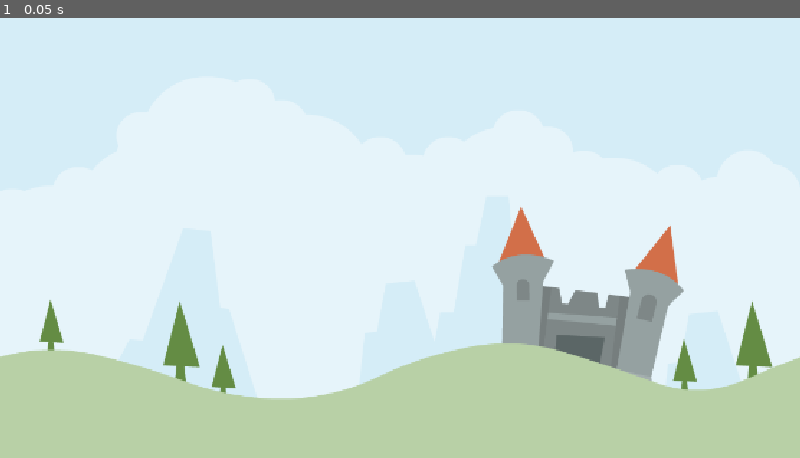
Above: before the commit, frame 1.
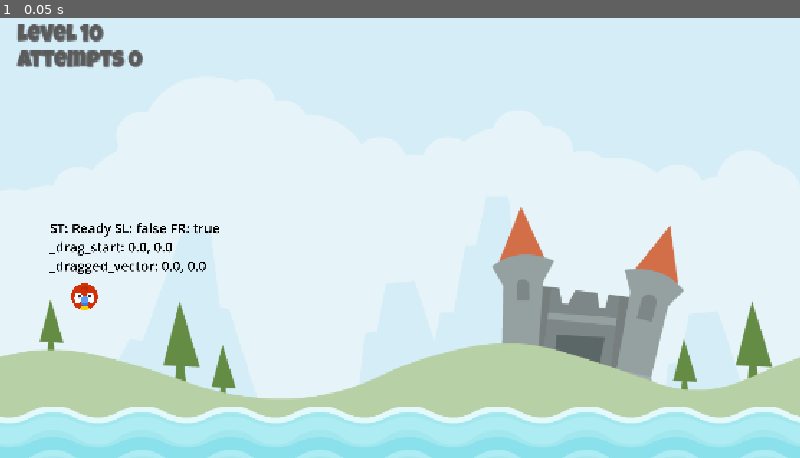
Above: after the commit, the same moment.

Repository: Destruction-Studios/Angry-Animals
Game: Godot game, scene res://scenes/level_base/level_base.tscn
Two runs of this game, one before a commit and one after it. Both use one fixed random seed, a clock stepped at 60 frames per second and the inputs below. Before the commit the project has no main scene; this scene is started directly in both runs.
Inputs:
- Up to frame 1 (0.05 s): no input

The runs differ from the first frame. In frame 1, 12% of the frame differs, in the area x 0-100%, y 1-100%.

Commit message:
Animal, UI

Diff:
--- /dev/null
+++ b/autoloads/SignalManager.gd
@@ -0,0 +1,16 @@
+extends Node
+
+signal on_animal_died
+signal on_attempt_made
+signal on_cup_destroyed(remaining_cups: int)
+
+
+func emit_on_animal_died() -> void:
+	on_animal_died.emit()
+
+
+func emit_on_attempt_made() -> void:
+	on_attempt_made.emit()
+
+func emit_on_cup_destroyed(remaining_cups: int)-> void:
+	on_cup_destroyed.emit(remaining_cups)
--- a/project.godot
+++ b/project.godot
@@ -11,8 +11,13 @@
 [application]
 
 config/name="Angry Animals"
+run/main_scene="uid://76sjd2dkxx7j"
 config/features=PackedStringArray("4.4", "Mobile")
 config/icon="res://icon.svg"
+
+[autoload]
+
+SignalManager="*res://autoloads/SignalManager.gd"
 
 [display]
 
@@ -22,6 +27,14 @@
 
 naming/script_name_casing=2
 
+[input]
+
+drag={
+"deadzone": 0.2,
+"events": [Object(InputEventMouseButton,"resource_local_to_scene":false,"resource_name":"","device":-1,"window_id":0,"alt_pressed":false,"shift_pressed":false,"ctrl_pressed":false,"meta_pressed":false,"button_mask":1,"position":Vector2(156, 16),"global_position":Vector2(165, 64),"factor":1.0,"button_index":1,"canceled":false,"pressed":true,"double_click":false,"script":null)
+]
+}
+
 [rendering]
 
 renderer/rendering_method="mobile"
--- /dev/null
+++ b/resources/blue_72_font.tres
@@ -0,0 +1,11 @@
+[gd_resource type="LabelSettings" load_steps=2 format=3 uid="uid://b4nllxwomhbb2"]
+
+[ext_resource type="FontFile" uid="uid://blatgggpmgvnv" path="res://assets/fonts/LuckiestGuy-Regular.ttf" id="1_p3pjq"]
+
+[resource]
+font = ExtResource("1_p3pjq")
+font_size = 72
+font_color = Color(0.167542, 0.73218, 0.953125, 1)
+outline_color = Color(0.117647, 0.117647, 0.117647, 1)
+shadow_size = 2
+shadow_color = Color(0.117647, 0.117647, 0.117647, 0.478431)
--- /dev/null
+++ b/resources/grey_32_font.tres
@@ -0,0 +1,11 @@
+[gd_resource type="LabelSettings" load_steps=2 format=3 uid="uid://nt1nqtutrm57"]
+
+[ext_resource type="FontFile" uid="uid://blatgggpmgvnv" path="res://assets/fonts/LuckiestGuy-Regular.ttf" id="1_raqgp"]
+
+[resource]
+font = ExtResource("1_raqgp")
+font_size = 32
+font_color = Color(0.355469, 0.355469, 0.355469, 1)
+outline_color = Color(0.117647, 0.117647, 0.117647, 1)
+shadow_size = 2
+shadow_color = Color(0.117647, 0.117647, 0.117647, 0.478431)
--- /dev/null
+++ b/resources/light_blue_48_font.tres
@@ -0,0 +1,11 @@
+[gd_resource type="LabelSettings" load_steps=2 format=3 uid="uid://ctamjkcofk5q3"]
+
+[ext_resource type="FontFile" uid="uid://blatgggpmgvnv" path="res://assets/fonts/LuckiestGuy-Regular.ttf" id="1_m0yas"]
+
+[resource]
+font = ExtResource("1_m0yas")
+font_size = 48
+font_color = Color(0.804688, 0.899292, 1, 1)
+outline_color = Color(0.117647, 0.117647, 0.117647, 1)
+shadow_size = 2
+shadow_color = Color(0.117647, 0.117647, 0.117647, 0.478431)
--- /dev/null
+++ b/scenes/animal/animal.gd
@@ -0,0 +1,134 @@
+extends RigidBody2D
+class_name Animal
+
+enum AnimalState {Ready, Drag, Release}
+
+const DRAG_MAX: Vector2 = Vector2(0, 60)
+const DRAG_MIN: Vector2 = Vector2(-60, 0)
+const IMPULSE_MULT: float = -20.0
+const IMPULSE_MAX: float = 1200.0
+
+@onready var arrow: Sprite2D = $Arrow
+@onready var stretch_sound: AudioStreamPlayer2D = $StretchSound
+@onready var launch_sound: AudioStreamPlayer2D = $LaunchSound
+@onready var kick_sound: AudioStreamPlayer2D = $KickSound
+@onready var debug_label: Label = $DebugLabel
+
+var _state: AnimalState = AnimalState.Ready
+var _start: Vector2 = Vector2.ZERO
+var _dragged_vector: Vector2 = Vector2.ZERO
+var _drag_start: Vector2 = Vector2.ZERO
+var _arrow_scale: float = 0.0
+
+
+func _unhandled_input(event: InputEvent) -> void:
+	if _state == AnimalState.Drag and event.is_action_released("drag"):
+		call_deferred("change_state", AnimalState.Release)
+
+func _ready() -> void:
+	setup()
+
+
+func setup() -> void:
+	_arrow_scale = arrow.scale.x
+	arrow.hide()
+	_start = global_position
+
+
+func _physics_process(_delta: float) -> void:
+	update_debug_label()
+	update_state()
+
+func die():
+	SignalManager.emit_on_animal_died()
+	queue_free()
+
+func update_debug_label() -> void:
+	var debug_string = "ST: %s SL: %s FR: %s\n" % [
+		AnimalState.keys()[_state], sleeping, freeze
+	]
+	debug_string += "_drag_start: %.1f, %.1f\n" % [_drag_start.x, _drag_start.y]
+	debug_string += "_dragged_vector: %.1f, %.1f" % [_dragged_vector.x, _dragged_vector.y]
+
+	debug_label.text = debug_string
+
+
+func update_state() -> void:
+	match _state:
+		AnimalState.Drag:
+			handle_dragging()
+
+func change_state(new_state: AnimalState) -> void:
+	if _state == new_state:
+		return
+
+	_state = new_state
+
+	match new_state:
+		AnimalState.Drag:
+			start_dragging()
+		AnimalState.Release:
+			start_release()
+
+
+func calc_impulse() -> Vector2:
+	return _dragged_vector * IMPULSE_MULT
+
+func start_release() -> void:
+	SignalManager.emit_on_attempt_made()
+
+	arrow.hide()
+	launch_sound.play()
+	freeze = false
+	apply_central_impulse(calc_impulse())
+
+
+func update_arrow_scale() -> void:
+	var imp_len: float = calc_impulse().length()
+	var percent: float = clamp(imp_len / IMPULSE_MAX, 0.0, 1.0)
+	arrow.scale.x = lerp(_arrow_scale, _arrow_scale * 2, percent)
+	arrow.rotation = (_start - position).angle()
+
+
+func handle_dragging() -> void:
+	var new_drag_vect: Vector2 = (get_global_mouse_position() - _drag_start).clamp(
+		DRAG_MIN, DRAG_MAX
+	)
+
+	var diff: Vector2 = new_drag_vect - _dragged_vector
+
+	if diff.length() > 0 and stretch_sound.playing == false:
+		stretch_sound.play()
+
+	_dragged_vector = new_drag_vect
+
+	position = _start + _dragged_vector
+
+	update_arrow_scale()
+
+func start_dragging() -> void:
+	arrow.show()
+	_drag_start = get_global_mouse_position()
+
+
+
+func _on_input_event(_viewport: Node, event: InputEvent, _shape_idx: int) -> void:
+	if event.is_action_pressed("drag") && _state == AnimalState.Ready:
+		change_state(AnimalState.Drag)
+
+
+func _on_notifier_2d_screen_exited() -> void:
+	die()
+
+
+func _on_sleeping_state_changed() -> void:
+	if sleeping == true:
+		for body in get_colliding_bodies():
+			if body is Cup:
+				body.vanish()
+	call_deferred("die")
+
+
+func _on_body_entered(body: Node) -> void:
+	if body is Cup and kick_sound.playing == false:
+		kick_sound.play()
--- /dev/null
+++ b/scenes/animal/animal.tscn
@@ -0,0 +1,60 @@
+[gd_scene load_steps=9 format=3 uid="uid://cai68wbudkh12"]
+
+[ext_resource type="Script" uid="uid://nw4s17rpcy8r" path="res://scenes/animal/animal.gd" id="1_4tqkp"]
+[ext_resource type="Texture2D" uid="uid://bscs38skk11v5" path="res://assets/player/parrot.png" id="1_lwbc0"]
+[ext_resource type="Texture2D" uid="uid://uhk5wbde2txx" path="res://assets/items/arrow.png" id="2_4tqkp"]
+[ext_resource type="AudioStream" uid="uid://gceaykocstgc" path="res://assets/audio/stretch2.ogg" id="3_ic6m2"]
+[ext_resource type="AudioStream" uid="uid://c3og031daevpq" path="res://assets/audio/catapult.ogg" id="4_wpis3"]
+[ext_resource type="AudioStream" uid="uid://dyay1l0ru7tvv" path="res://assets/audio/kick_wood.ogg" id="5_jy2ng"]
+
+[sub_resource type="PhysicsMaterial" id="PhysicsMaterial_4tqkp"]
+bounce = 0.2
+
+[sub_resource type="CircleShape2D" id="CircleShape2D_lwbc0"]
+radius = 19.2354
+
+[node name="Animal" type="RigidBody2D"]
+input_pickable = true
+physics_material_override = SubResource("PhysicsMaterial_4tqkp")
+freeze = true
+contact_monitor = true
+max_contacts_reported = 1
+script = ExtResource("1_4tqkp")
+
+[node name="VisibleOnScreenNotifier2D" type="VisibleOnScreenNotifier2D" parent="."]
+
+[node name="Bird" type="Sprite2D" parent="."]
+scale = Vector2(0.15, 0.15)
+texture = ExtResource("1_lwbc0")
+
+[node name="Arrow" type="Sprite2D" parent="."]
+scale = Vector2(0.3, 0.3)
+texture = ExtResource("2_4tqkp")
+offset = Vector2(150, 0)
+
+[node name="CollisionShape2D" type="CollisionShape2D" parent="."]
+shape = SubResource("CircleShape2D_lwbc0")
+
+[node name="StretchSound" type="AudioStreamPlayer2D" parent="."]
+stream = ExtResource("3_ic6m2")
+
+[node name="LaunchSound" type="AudioStreamPlayer2D" parent="."]
+stream = ExtResource("4_wpis3")
+
+[node name="KickSound" type="AudioStreamPlayer2D" parent="."]
+stream = ExtResource("5_jy2ng")
+
+[node name="DebugLabel" type="Label" parent="."]
+offset_left = -50.0
+offset_top = -112.0
+offset_right = 274.0
+offset_bottom = 20.0
+scale = Vector2(0.2, 0.2)
+theme_override_colors/font_color = Color(0, 0, 0, 1)
+theme_override_font_sizes/font_size = 96
+text = "eawwa"
+
+[connection signal="body_entered" from="." to="." method="_on_body_entered"]
+[connection signal="input_event" from="." to="." method="_on_input_event"]
+[connection signal="sleeping_state_changed" from="." to="." method="_on_sleeping_state_changed"]
+[connection signal="screen_exited" from="VisibleOnScreenNotifier2D" to="." method="_on_notifier_2d_screen_exited"]
--- /dev/null
+++ b/scenes/cup/cup.gd
@@ -0,0 +1,18 @@
+extends StaticBody2D
+class_name Cup
+
+static var _num_cups: int = 0
+
+@onready var animation_player: AnimationPlayer = $AnimationPlayer
+
+func _ready() -> void:
+	_num_cups += 1
+
+func vanish() -> void:
+	animation_player.play("vanish")
+
+
+func _on_animation_player_animation_finished(_anim_name: StringName) -> void:
+	_num_cups -= 1
+	SignalManager.emit_on_cup_destroyed(_num_cups)
+	queue_free()
--- /dev/null
+++ b/scenes/cup/cup.tscn
@@ -0,0 +1,73 @@
+[gd_scene load_steps=7 format=3 uid="uid://dbq04dwc6phdk"]
+
+[ext_resource type="Script" uid="uid://cmhbej2qjlpfi" path="res://scenes/cup/cup.gd" id="1_by8ld"]
+[ext_resource type="Texture2D" uid="uid://qnv0j2a82f8m" path="res://assets/env/elementWood004.png" id="1_v8aan"]
+[ext_resource type="Texture2D" uid="uid://bst6y634cmdet" path="res://assets/env/elementWood015.png" id="2_yh1sb"]
+[ext_resource type="AudioStream" uid="uid://dfno0oewo7mym" path="res://assets/audio/vanish.wav" id="3_yh1sb"]
+
+[sub_resource type="Animation" id="Animation_by8ld"]
+resource_name = "vanish"
+length = 0.8
+step = 0.1
+tracks/0/type = "value"
+tracks/0/imported = false
+tracks/0/enabled = true
+tracks/0/path = NodePath("WoodSprites:scale")
+tracks/0/interp = 2
+tracks/0/loop_wrap = true
+tracks/0/keys = {
+"times": PackedFloat32Array(0, 0.2, 0.8),
+"transitions": PackedFloat32Array(1, 1, 1),
+"update": 0,
+"values": [Vector2(0.5, 0.5), Vector2(0.8, 0.8), Vector2(0, 0)]
+}
+tracks/1/type = "audio"
+tracks/1/imported = false
+tracks/1/enabled = true
+tracks/1/path = NodePath("Sound")
+tracks/1/interp = 1
+tracks/1/loop_wrap = true
+tracks/1/keys = {
+"clips": [{
+"end_offset": 0.0,
+"start_offset": 0.0404545,
+"stream": ExtResource("3_yh1sb")
+}],
+"times": PackedFloat32Array(0)
+}
+tracks/1/use_blend = true
+
+[sub_resource type="AnimationLibrary" id="AnimationLibrary_oqoyy"]
+_data = {
+&"vanish": SubResource("Animation_by8ld")
+}
+
+[node name="Cup" type="StaticBody2D"]
+script = ExtResource("1_by8ld")
+
+[node name="WoodSprites" type="Node2D" parent="."]
+scale = Vector2(0.5, 0.5)
+
+[node name="Sprite2D" type="Sprite2D" parent="WoodSprites"]
+position = Vector2(-72, -68)
+texture = ExtResource("1_v8aan")
+
+[node name="Sprite2D2" type="Sprite2D" parent="WoodSprites"]
+position = Vector2(72, -68)
+texture = ExtResource("1_v8aan")
+flip_h = true
+
+[node name="Sprite2D3" type="Sprite2D" parent="WoodSprites"]
+texture = ExtResource("2_yh1sb")
+
+[node name="CollisionPolygon2D" type="CollisionPolygon2D" parent="."]
+polygon = PackedVector2Array(-53, -52, -53, 17, 53, 17, 53, -51, 18, -17, -20, -17)
+
+[node name="AnimationPlayer" type="AnimationPlayer" parent="."]
+libraries = {
+&"": SubResource("AnimationLibrary_oqoyy")
+}
+
+[node name="Sound" type="AudioStreamPlayer2D" parent="."]
+
+[connection signal="animation_finished" from="AnimationPlayer" to="." method="_on_animation_player_animation_finished"]
--- /dev/null
+++ b/scenes/game_ui/game_ui.gd
@@ -0,0 +1,26 @@
+extends Control
+
+@onready var attempts_label: Label = $MarginContainer/Main/AttemptsLabel
+@onready var music: AudioStreamPlayer = $Music
+@onready var complete: VBoxContainer = $MarginContainer/Complete
+
+var _attempts: int = -1
+
+func _ready() -> void:
+	on_attempt_made()
+
+
+func _enter_tree() -> void:
+	SignalManager.on_attempt_made.connect(on_attempt_made)
+	SignalManager.on_cup_destroyed.connect(on_cup_destroyed)
+
+
+func on_attempt_made() -> void:
+	_attempts += 1
+	attempts_label.text = "Attempts %s" % _attempts
+
+func on_cup_destroyed(remaining_cups: int):
+	if remaining_cups > 0:
+		return
+	music.play()
+	complete.show()
--- /dev/null
+++ b/scenes/game_ui/game_ui.tscn
@@ -0,0 +1,67 @@
+[gd_scene load_steps=6 format=3 uid="uid://bno2n3knnla31"]
+
+[ext_resource type="Script" uid="uid://bf6a7af1d4jc8" path="res://scenes/game_ui/game_ui.gd" id="1_hk0ve"]
+[ext_resource type="LabelSettings" uid="uid://nt1nqtutrm57" path="res://resources/grey_32_font.tres" id="1_sq0em"]
+[ext_resource type="LabelSettings" uid="uid://b4nllxwomhbb2" path="res://resources/blue_72_font.tres" id="2_1i64n"]
+[ext_resource type="LabelSettings" uid="uid://ctamjkcofk5q3" path="res://resources/light_blue_48_font.tres" id="3_najyh"]
+[ext_resource type="AudioStream" uid="uid://dejuqa5bi8gh2" path="res://assets/audio/jazzyfrenchy.mp3" id="4_2cwxn"]
+
+[node name="GameUI" type="Control"]
+layout_mode = 3
+anchors_preset = 15
+anchor_right = 1.0
+anchor_bottom = 1.0
+grow_horizontal = 2
+grow_vertical = 2
+mouse_filter = 2
+script = ExtResource("1_hk0ve")
+
+[node name="MarginContainer" type="MarginContainer" parent="."]
+layout_mode = 1
+anchors_preset = 15
+anchor_right = 1.0
+anchor_bottom = 1.0
+grow_horizontal = 2
+grow_vertical = 2
+theme_override_constants/margin_left = 24
+theme_override_constants/margin_top = 24
+theme_override_constants/margin_right = 24
+theme_override_constants/margin_bottom = 24
+
+[node name="Main" type="VBoxContainer" parent="MarginContainer"]
+layout_mode = 2
+
+[node name="LevelLabel" type="Label" parent="MarginContainer/Main"]
+layout_mode = 2
+text = "Level 10"
+label_settings = ExtResource("1_sq0em")
+
+[node name="AttemptsLabel" type="Label" parent="MarginContainer/Main"]
+layout_mode = 2
+text = "Attempts 0"
+label_settings = ExtResource("1_sq0em")
+
+[node name="Complete" type="VBoxContainer" parent="MarginContainer"]
+visible = false
+layout_mode = 2
+size_flags_horizontal = 4
+size_flags_vertical = 4
+
+[node name="LevelComplete" type="Label" parent="MarginContainer/Complete"]
+layout_mode = 2
+text = "Level Complete"
+label_settings = ExtResource("2_1i64n")
+horizontal_alignment = 1
+vertical_alignment = 1
+
+[node name="LabelSpace" type="Label" parent="MarginContainer/Complete"]
+layout_mode = 2
+text = "Press Space"
+label_settings = ExtResource("3_najyh")
+horizontal_alignment = 1
+vertical_alignment = 1
+
+[node name="Music" type="AudioStreamPlayer" parent="."]
+stream = ExtResource("4_2cwxn")
+volume_db = -20.0
+parameters/looping = true
--- /dev/null
+++ b/scenes/level_base/level_base.gd
@@ -0,0 +1,20 @@
+extends Node2D
+
+const ANIMAL = preload("res://scenes/animal/animal.tscn")
+
+@onready var animal_spawn: Marker2D = $AnimalSpawn
+
+func _ready() -> void:
+	spawn_animal()
+
+func _enter_tree() -> void:
+	SignalManager.on_animal_died.connect(on_animal_died)
+
+func spawn_animal() -> void:
+	var animal = ANIMAL.instantiate()
+	animal.position = animal_spawn.position
+	add_child(animal)
+
+
+func on_animal_died() -> void:
+	spawn_animal()
--- a/scenes/level_base/level_base.tscn
+++ b/scenes/level_base/level_base.tscn
@@ -1,11 +1,28 @@
-[gd_scene load_steps=2 format=3 uid="uid://76sjd2dkxx7j"]
+[gd_scene load_steps=6 format=3 uid="uid://76sjd2dkxx7j"]
 
 [ext_resource type="Texture2D" uid="uid://brxhpoowy0s4l" path="res://assets/scene/colored_castle.png" id="1_myc1q"]
+[ext_resource type="Script" uid="uid://d0dikvlq32aau" path="res://scenes/level_base/level_base.gd" id="1_u6jkd"]
+[ext_resource type="PackedScene" uid="uid://dif2bkfgdoop3" path="res://scenes/water/water.tscn" id="3_3tlib"]
+[ext_resource type="PackedScene" uid="uid://dbq04dwc6phdk" path="res://scenes/cup/cup.tscn" id="4_ncu3c"]
+[ext_resource type="PackedScene" uid="uid://bno2n3knnla31" path="res://scenes/game_ui/game_ui.tscn" id="5_kr674"]
 
 [node name="LevelBase" type="Node2D"]
+script = ExtResource("1_u6jkd")
 
 [node name="Background" type="Sprite2D" parent="."]
 position = Vector2(0, -214)
 scale = Vector2(1.12598, 1.12598)
 texture = ExtResource("1_myc1q")
 centered = false
+
+[node name="AnimalSpawn" type="Marker2D" parent="."]
+position = Vector2(121, 415)
+
+[node name="Water" parent="." instance=ExtResource("3_3tlib")]
+
+[node name="Cup" parent="." instance=ExtResource("4_ncu3c")]
+position = Vector2(283, 460)
+
+[node name="CanvasLayer" type="CanvasLayer" parent="."]
+
+[node name="GameUI" parent="CanvasLayer" instance=ExtResource("5_kr674")]
--- /dev/null
+++ b/scenes/test/test.tscn
@@ -0,0 +1,125 @@
+[gd_scene load_steps=10 format=3 uid="uid://ce65r7pkeygpx"]
+
+[ext_resource type="Texture2D" uid="uid://cnanh68ai31x2" path="res://assets/env/elementStone025.png" id="1_m7npr"]
+[ext_resource type="Texture2D" uid="uid://daoclv5o6xha3" path="res://icon.svg" id="2_da6vm"]
+[ext_resource type="Texture2D" uid="uid://bst6y634cmdet" path="res://assets/env/elementWood015.png" id="3_st4qh"]
+
+[sub_resource type="RectangleShape2D" id="RectangleShape2D_m7npr"]
+size = Vector2(1180, 20)
+
+[sub_resource type="RectangleShape2D" id="RectangleShape2D_da6vm"]
+size = Vector2(20, 684)
+
+[sub_resource type="CircleShape2D" id="CircleShape2D_st4qh"]
+
+[sub_resource type="RectangleShape2D" id="RectangleShape2D_51e2l"]
+size = Vector2(502, 21)
+
+[sub_resource type="RectangleShape2D" id="RectangleShape2D_st4qh"]
+size = Vector2(25, 27)
+
+[sub_resource type="CircleShape2D" id="CircleShape2D_51e2l"]
+radius = 16.0312
+
+[node name="Test" type="Node2D"]
+
+[node name="Floor" type="StaticBody2D" parent="."]
+position = Vector2(586, 306)
+
+[node name="Sprite2D" type="Sprite2D" parent="Floor"]
+position = Vector2(0, 330)
+rotation = 1.5708
+scale = Vector2(0.457143, 5.48082)
+texture = ExtResource("1_m7npr")
+
+[node name="CollisionShape2D" type="CollisionShape2D" parent="Floor"]
+position = Vector2(0, 330)
+shape = SubResource("RectangleShape2D_m7npr")
+
+[node name="StaticBody2D" type="StaticBody2D" parent="."]
+
+[node name="Sprite2D" type="Sprite2D" parent="StaticBody2D"]
+position = Vector2(0, 330)
+scale = Vector2(0.457143, 3.18182)
+texture = ExtResource("1_m7npr")
+
+[node name="CollisionShape2D" type="CollisionShape2D" parent="StaticBody2D"]
+position = Vector2(0, 330)
+shape = SubResource("RectangleShape2D_da6vm")
+
+[node name="StaticBody2D2" type="StaticBody2D" parent="."]
+position = Vector2(1162, 0)
+
+[node name="Sprite2D" type="Sprite2D" parent="StaticBody2D2"]
+position = Vector2(0, 330)
+scale = Vector2(0.457143, 3.18182)
+texture = ExtResource("1_m7npr")
+
+[node name="CollisionShape2D" type="CollisionShape2D" parent="StaticBody2D2"]
+position = Vector2(0, 330)
+shape = SubResource("RectangleShape2D_da6vm")
+
+[node name="RigidBody2D" type="RigidBody2D" parent="."]
+position = Vector2(84, 98)
+freeze = true
+
+[node name="Sprite2D" type="Sprite2D" parent="RigidBody2D"]
+scale = Vector2(0.5, 0.5)
+texture = ExtResource("2_da6vm")
+
+[node name="CollisionShape2D" type="CollisionShape2D" parent="RigidBody2D"]
+scale = Vector2(3.2, 3.2)
+shape = SubResource("CircleShape2D_st4qh")
+
+[node name="RigidBody2D2" type="RigidBody2D" parent="."]
+position = Vector2(178, 98)
+
+[node name="Sprite2D" type="Sprite2D" parent="RigidBody2D2"]
+scale = Vector2(0.5, 0.5)
+texture = ExtResource("2_da6vm")
+
+[node name="CollisionShape2D" type="CollisionShape2D" parent="RigidBody2D2"]
+scale = Vector2(3.2, 3.2)
+shape = SubResource("CircleShape2D_st4qh")
+
+[node name="RigidBody2D3" type="RigidBody2D" parent="."]
+position = Vector2(813, 539)
+
+[node name="Sprite2D" type="Sprite2D" parent="RigidBody2D3"]
+scale = Vector2(0.5, 0.5)
+texture = ExtResource("2_da6vm")
+
+[node name="CollisionShape2D" type="CollisionShape2D" parent="RigidBody2D3"]
+scale = Vector2(3.2, 3.2)
+shape = SubResource("CircleShape2D_st4qh")
+
+[node name="Plank" type="RigidBody2D" parent="."]
+position = Vector2(471, 608)
+
+[node name="Sprite2D" type="Sprite2D" parent="Plank"]
+position = Vector2(144.5, -25.5)
+scale = Vector2(2.31364, 0.271429)
+texture = ExtResource("3_st4qh")
+
+[node name="Sprite2D2" type="Sprite2D" parent="Plank"]
+position = Vector2(389, -50.25)
+scale = Vector2(0.090909, 0.435715)
+texture = ExtResource("3_st4qh")
+
+[node name="CollisionShape2D" type="CollisionShape2D" parent="Plank"]
+position = Vector2(143, -25.5)
+shape = SubResource("RectangleShape2D_51e2l")
+
+[node name="CollisionShape2D2" type="CollisionShape2D" parent="Plank"]
+position = Vector2(388.5, -50.5)
+shape = SubResource("RectangleShape2D_st4qh")
+
+[node name="Pivot" type="RigidBody2D" parent="."]
+position = Vector2(613, 610)
+
+[node name="Sprite2D" type="Sprite2D" parent="Pivot"]
+scale = Vector2(0.25, 0.25)
+texture = ExtResource("2_da6vm")
+
+[node name="CollisionShape2D" type="CollisionShape2D" parent="Pivot"]
+shape = SubResource("CircleShape2D_51e2l")
--- /dev/null
+++ b/scenes/water/water.gd
@@ -0,0 +1,8 @@
+extends Area2D
+
+@onready var splash_sound: AudioStreamPlayer2D = $SplashSound
+
+func _on_body_entered(body: Node2D) -> void:
+	if body is Animal:
+		splash_sound.position = body.position
+		splash_sound.play()
--- /dev/null
+++ b/scenes/water/water.tscn
@@ -0,0 +1,29 @@
+[gd_scene load_steps=5 format=3 uid="uid://dif2bkfgdoop3"]
+
+[ext_resource type="Texture2D" uid="uid://b1k4lk3qdi0qk" path="res://assets/scene/waterTop_high.png" id="1_2dnj0"]
+[ext_resource type="Script" uid="uid://0pjmfepss4mj" path="res://scenes/water/water.gd" id="1_dmnfl"]
+[ext_resource type="AudioStream" uid="uid://bywcsufryj87s" path="res://assets/audio/splash.ogg" id="3_xvg6f"]
+
+[sub_resource type="RectangleShape2D" id="RectangleShape2D_2dnj0"]
+size = Vector2(1151, 54)
+
+[node name="Water" type="Area2D"]
+script = ExtResource("1_dmnfl")
+
+[node name="Sprite2D" type="Sprite2D" parent="."]
+z_index = 1
+texture_repeat = 2
+position = Vector2(579, 636)
+texture = ExtResource("1_2dnj0")
+region_enabled = true
+region_rect = Rect2(0, 1, 1200, 127)
+
+[node name="CollisionShape2D" type="CollisionShape2D" parent="."]
+position = Vector2(575.5, 622)
+shape = SubResource("RectangleShape2D_2dnj0")
+
+[node name="SplashSound" type="AudioStreamPlayer2D" parent="."]
+stream = ExtResource("3_xvg6f")
+volume_db = -10.0
+
+[connection signal="body_entered" from="." to="." method="_on_body_entered"]
Not shown, added: autoloads/SignalManager.gd.uid
Not shown, added: scenes/animal/animal.gd.uid
Not shown, added: scenes/cup/cup.gd.uid
Not shown, added: scenes/game_ui/game_ui.gd.uid
Not shown, added: scenes/level_base/level_base.gd.uid
Not shown, added: scenes/water/water.gd.uid
